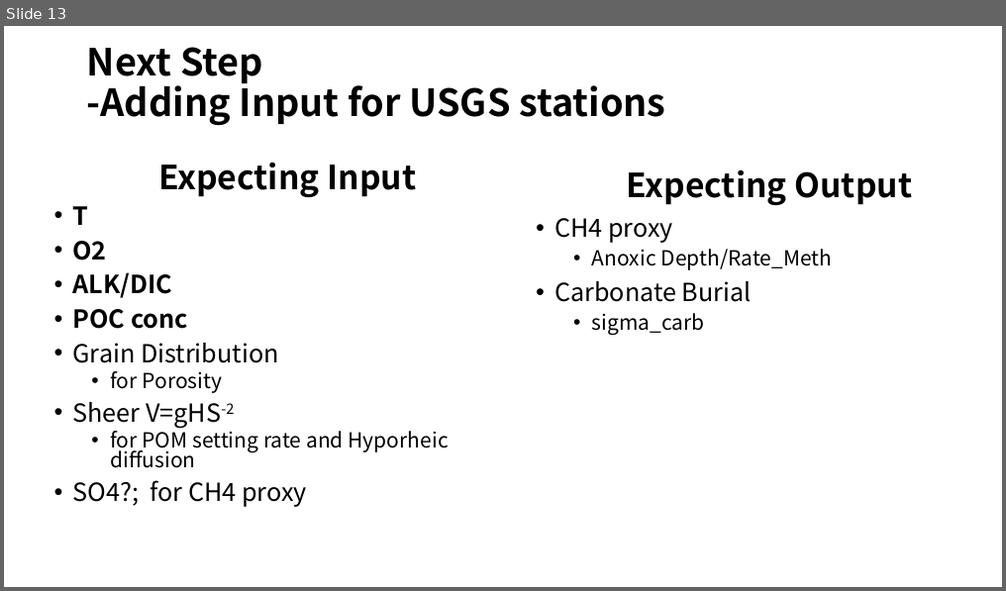
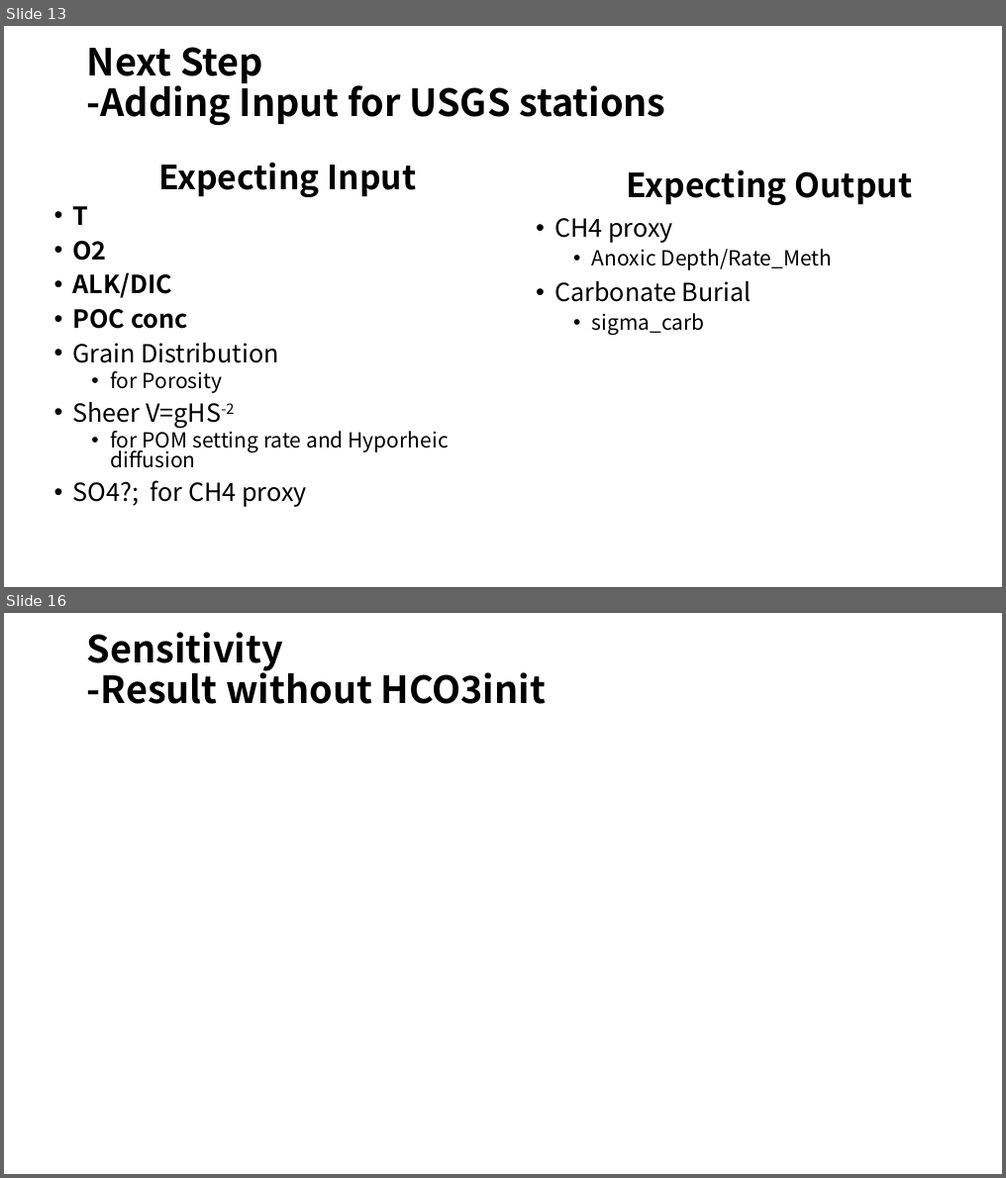
Before and after one commit to AlexLiuxy/1-D-River-Sediment-Model, a slide deck: River Sediment Modeling.pptx. Shown one above the other, each under a label of ours: slide 13 before the commit, slides 13 and 16 after it; the slides between them are not shown. The pictures are 1006x591 and 1006x1178 pixels, drawn with LibreOffice and Linux fonts; fonts in the diff are those of the drawing; background and template pictures are left out. Boxes give left, top, right and bottom in pixels: in the first picture for what was removed or moved away, otherwise in the second. Text is boxed around its words. In the diff, an @@ line names an element or a change of style, - is before the commit and + after.

```diff
--- a/River Sediment Modeling.pptx
+++ b/River Sediment Modeling.pptx
@@ slide 16 added at (4, 613, 1002, 1174), background picture (left out) @@
@@ title added at (87, 632, 546, 704), 36 pt, text #000000, bold @@
+Sensitivity
+-Result without HCO3init
```
Also in this commit, not shown: 3 other slides added, 2 other files.
